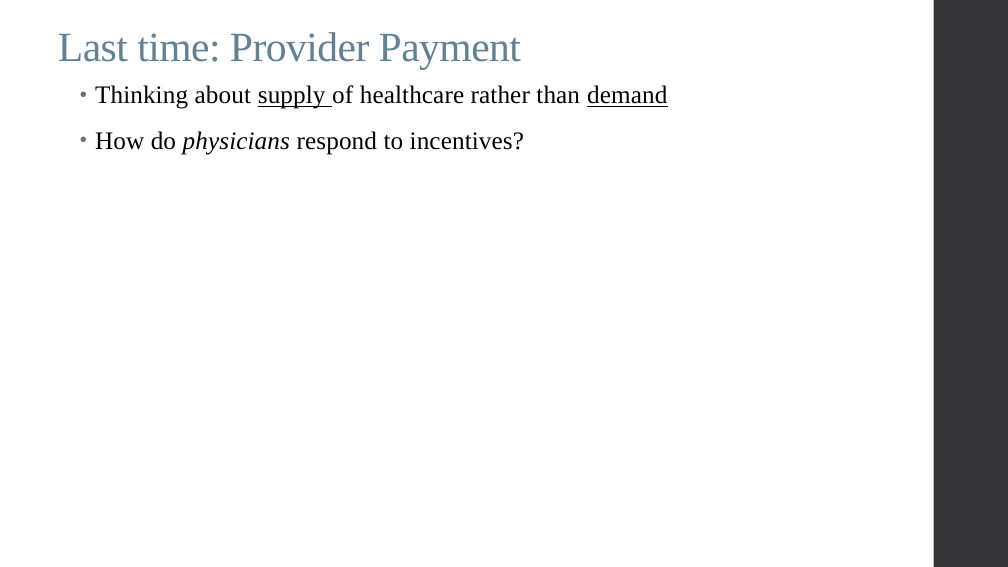
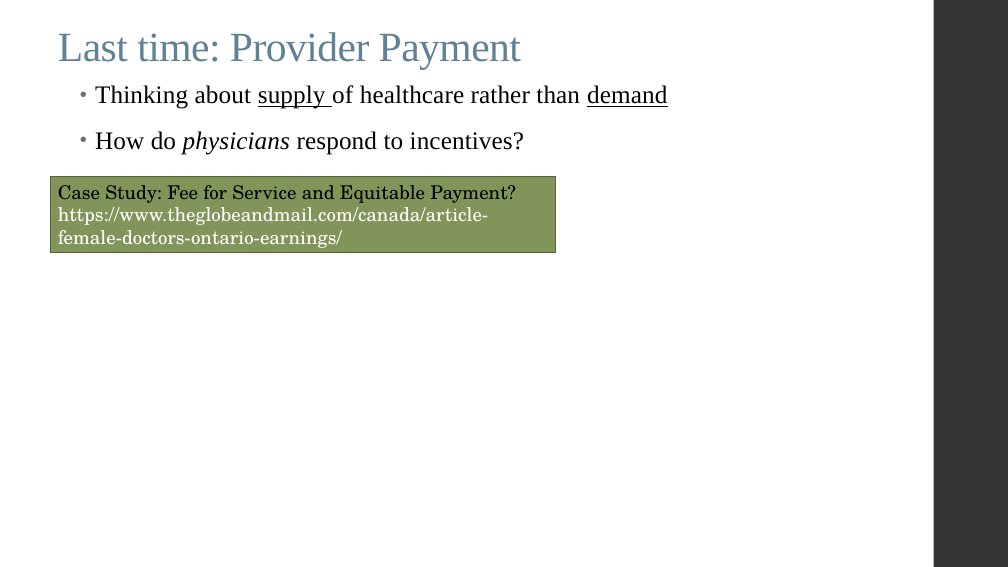
Before and after one commit to alex-hoagland/HAD6750H, a slide deck: slide 2 of Lecture05_PatientPhysicianInteractions/L5Slides_PhysicianPatientInteractions_2023W.pptx. Drawn at 1008x567 pixels with LibreOffice and Linux fonts; fonts in the diff are those of the drawing. Boxes give left, top, right and bottom in pixels: in the first picture for what was removed or moved away, otherwise in the second. Text is boxed around its words. In the diff, an @@ line names an element or a change of style, - is before the commit and + after.

```diff
--- a/Lecture05_PatientPhysicianInteractions/L5Slides_PhysicianPatientInteractions_2023W.pptx
+++ b/Lecture05_PatientPhysicianInteractions/L5Slides_PhysicianPatientInteractions_2023W.pptx
@@ rectangle added at [51,176,556,253], fill #81955B, outline #56633D 0.75 pt, 18 pt, text #FFFFFF @@
+Case Study: Fee for Service and Equitable Payment? https://www.theglobeandmail.com/canada/article-female-doctors-ontario-earnings/
```
Also in this commit, not shown: 6 other slides changed, 1 slide added.
